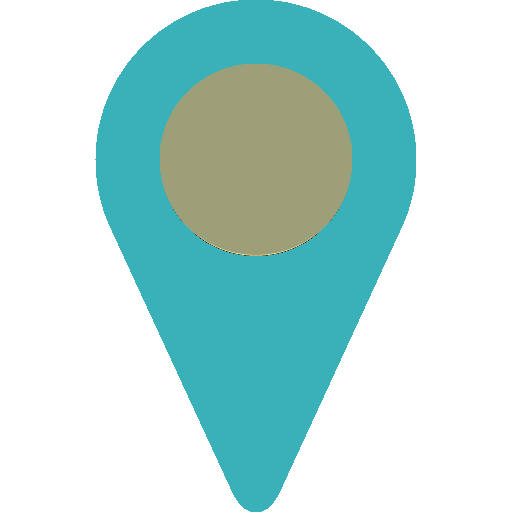
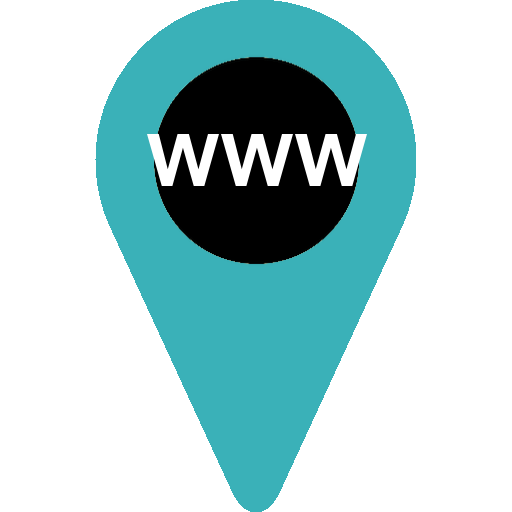
Revision of a layered w=512, h=512 image; what changed, layer by layer:
added layer "WWW" above "Pasted Layer" over [147, 134, 367, 186]
moved "Layer" above "noise_1.png", painted on it over [154, 55, 359, 265]
